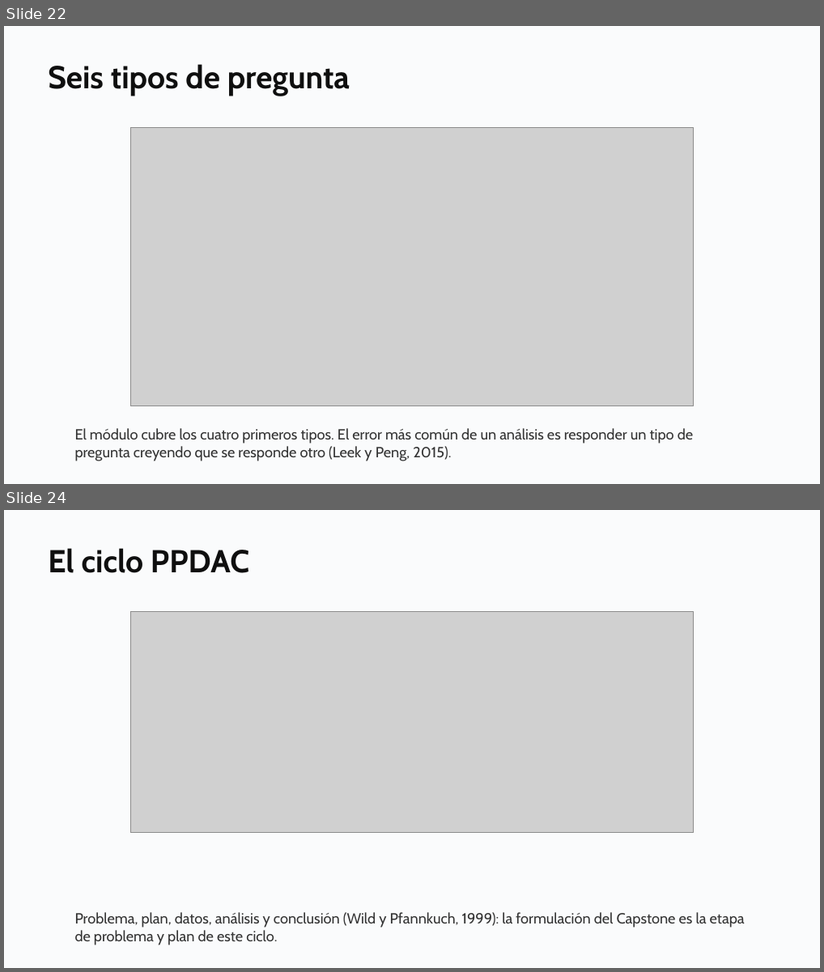
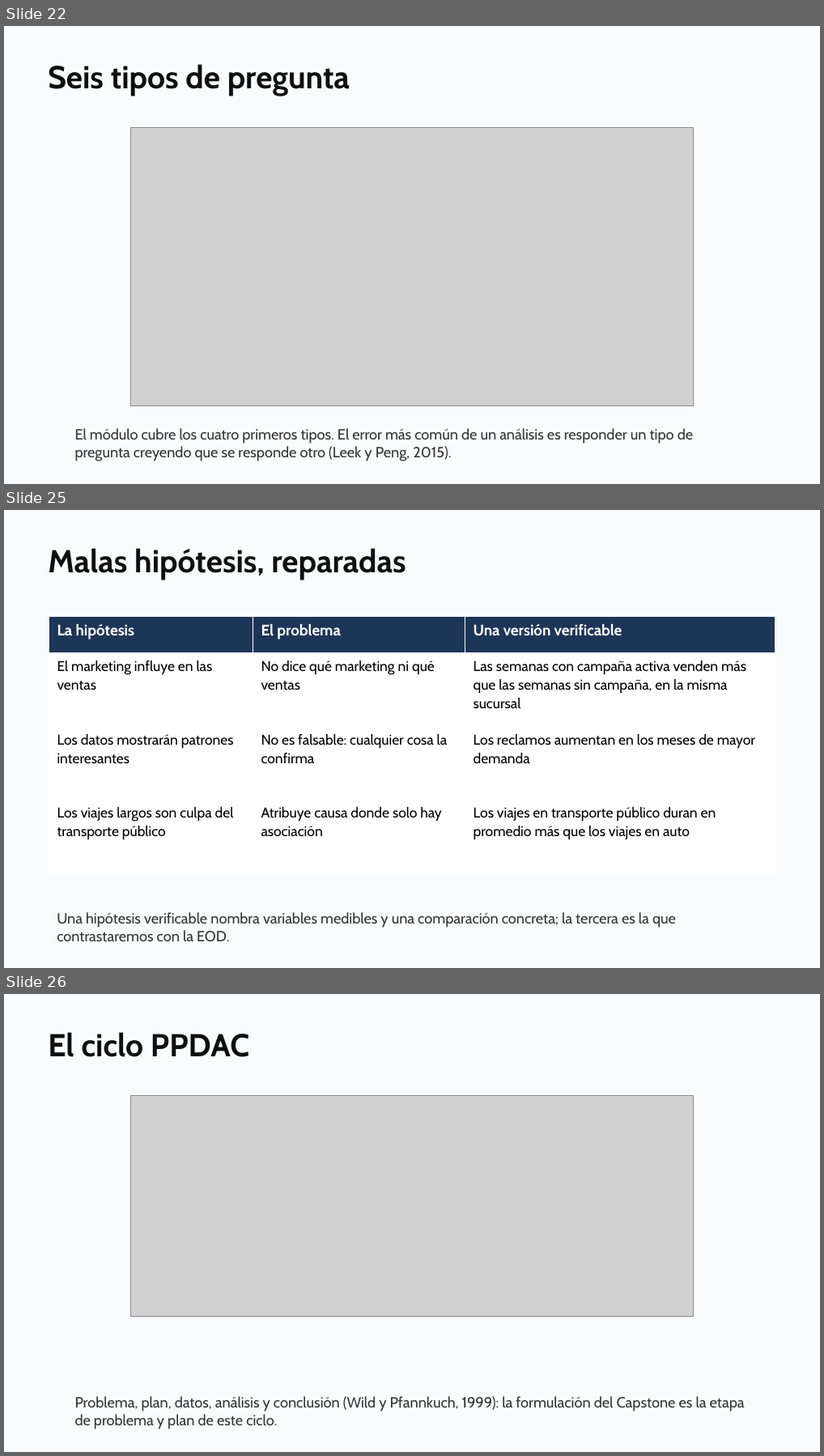
Before and after one commit to daniopitz/diplomado-cdd, a slide deck: presentaciones/clase02_eda_descriptiva.pptx. Shown one above the other, each under a label of ours: slides 22 and 24 before the commit, slides 22, 25 and 26 after it; the slides between them are not shown. The pictures are 824x972 and 824x1456 pixels, drawn with LibreOffice and Linux fonts; fonts in the diff are those of the drawing; grey boxes stand for pictures. Boxes give left, top, right and bottom in pixels: in the first picture for what was removed or moved away, otherwise in the second. Text is boxed around its words. In the diff, an @@ line names an element or a change of style, - is before the commit and + after.

```diff
--- a/presentaciones/clase02_eda_descriptiva.pptx
+++ b/presentaciones/clase02_eda_descriptiva.pptx
@@ slide 25 added at (4, 510, 820, 968), background #FFFFFF @@
@@ rectangle added at (4, 510, 820, 968), fill #FAFBFC @@
@@ text added at (48, 548, 406, 580), 28 pt, text #0F0F0F, bold @@
+Malas hipótesis, reparadas
@@ table added at (49, 616, 776, 874), 4 rows, 3 columns @@
+La hipótesis | El problema | Una versión verificable
+El marketing influye en las ventas | No dice qué marketing ni qué ventas | Las semanas con campaña activa venden más que las semanas sin campaña, en la misma sucursal
+Los datos mostrarán patrones interesantes | No es falsable: cualquier cosa la confirma | Los reclamos aumentan en los meses de mayor demanda
+Los viajes largos son culpa del transporte público | Atribuye causa donde solo hay asociación | Los viajes en transporte público duran en promedio más que los viajes en auto
@@ text added at (57, 913, 676, 942), 13 pt, text #333333 @@
+Una hipótesis verificable nombra variables medibles y una comparación concreta; la tercera es la que contrastaremos con la EOD.
@@ what was slide 24 is now slide 26 @@
```
Also in this commit, not shown: 6 slides changed, 1 other slide added, 1 other file.
